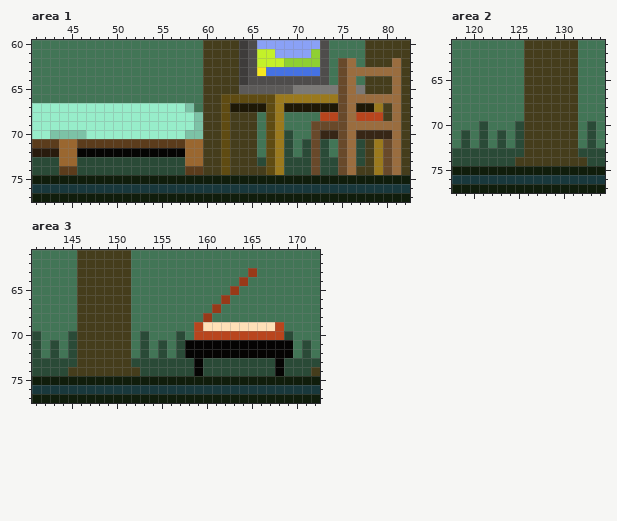
One commit to this pixel-art file: ! External Files/sasha bedroom experiment.aseprite. Above is the file before it was changed.
376x95 pixels, 1 frame. Colours within 5 levels of each other are drawn and written as one. Shown: area 1: x 41..82, y 60..77; area 2: x 118..134, y 61..77; area 3: x 141..172, y 61..77. The commit also changed other parts of the picture, which this record leaves out.
Now the later version:
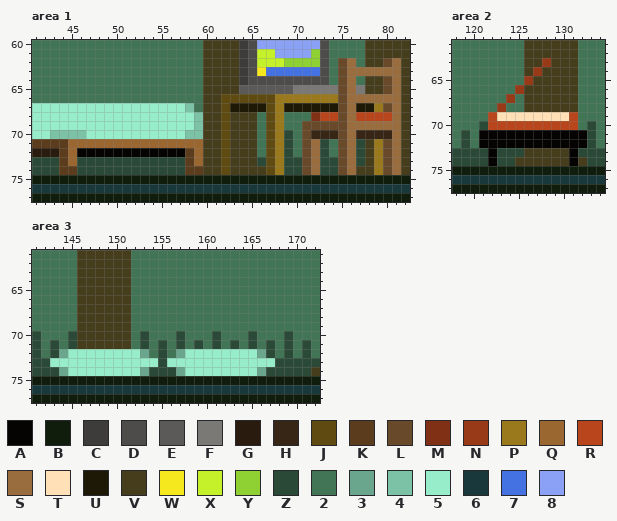
Palette (. is transparent): A #050403  B #101d0c  C #3e3c3b  D #4e4c4b  E #5c5a58  F #7b7976  G #291b0d  H #372616  J #5f4b12  K #5b3c1c  L #68492a  M #803014  N #983918  P #9a791d  Q #9a6730  R #b9451d  S #9a6d3f  T #ffe0b7  U #1e1806  V #453d1c  W #f6e81e  X #c4f129  Y #8fd032  Z #2a4a37  2 #427556  3 #6aa68d  4 #7cc2a6  5 #97edca  6 #19383c  7 #4572e3  8 #8aa1f6
Diff:
--- area 1, layer "Foreground/Furniture"
@@ x 41..82 @@
 61 2222222222222222222VVVVCDXX8888YD2222VVVVV
-62 2222222222222222222VVVVCDXXXYYYYD2LS2VVVSV
+62 2222222222222222222VVVVCDXXXYYYYD2LS2VVLSV
 63 2222222222222222222VVVVCDW777777D2LSSSSSSV
-64 2222222222222222222VVVVCDDDDDDDDD2LS2VVVSV
-65 2222222222222222222VVVVEEEEEEFFFFFLSFVVVSV
+64 2222222222222222222VVVVCDDDDDDDDD2LS2VVLSV
+65 2222222222222222222VVVVEEEEEEFFFFFLSFVVLSV
 66 2222222222222222222VVJJJJJJPPPPPPPLSSSSSSV
-67 5555555555555555542VVJUUUUJPUUUUUULSUUPVSV
-68 5555555555555555554VVJVVV2JP2222RRLSRRRVSV
-69 5555555555555555554VVJVVV2JP222LLLLSSSSSSV
-70 5544445555555555544VVJVVV2JPZ22LHHLSHHHHSV
-71 KKKQQKKKKKKKKKKKKQQVVJVVV2JPZ2ZLZ2LSZVPLSV
-72 GGGQQAAAAAAAAAAAAQQVVJVVV2JPZ2ZLZ2LSZVPLSV
-73 ZZZQQZZZZZZZZZZZZQQVVJVVVZJPZZZLZZLSZVPLSV
-74 ZZZKKZZZZZZZZZZZZKKVVJVVVVJPZZZLZZLSVVPLSV
+67 5555555555555555542VVJUUUUJPUUUUUULSUUPLSV
+68 5555555555555555554VVJVVV2JP222MRRLSRRRRSV
+69 5555555555555555554VVJVVV2JP22LLLLLSSSSSSV
+70 5544445555555555544VVJVVV2JPZ2LHHHLSHHHHSV
+71 KKKKQQQQQQQQQQQQQQQVVJVVV2JPZ2LSZ2LSZVPLSV
+72 GGGKQAAAAAAAAAAAAKQVVJVVV2JPZ2LSZ2LSZVPLSV
+73 ZZZKQZZZZZZZZZZZZKQVVJVVVZJPZZLSZZLSZVPLSV
+74 ZZZKKZZZZZZZZZZZZKKVVJVVVVJPZZLSZZLSVVPLSV
 75 BBBBBBBBBBBBBBBBBBBBBBBBBBBBBBBBBBBBBBBBBB
--- area 2, layer "Foreground/Furniture"
@@ x 118..134 @@
 62 22222222VVVVVV222
-63 22222222VVVVVV222
-64 22222222VVVVVV222
-65 22222222VVVVVV222
-66 22222222VVVVVV222
-67 22222222VVVVVV222
-68 22222222VVVVVV222
-69 22222222VVVVVV222
-70 222Z222ZVVVVVV2Z2
-71 2Z2Z2Z2ZVVVVVV2Z2
-72 2Z2Z2Z2ZVVVVVV2Z2
-73 ZZZZZZZZVVVVVVZZZ
-74 ZZZZZZZVVVVVVVVZZ
+63 22222222VVNVVV222
+64 22222222VNVVVV222
+65 22222222NVVVVV222
+66 2222222NVVVVVV222
+67 222222N2VVVVVV222
+68 22222N22VVVVVV222
+69 2222RTTTTTTTTR222
+70 222ZRRRRRRRRRR2Z2
+71 2Z2AAAAAAAAAAAAZ2
+72 2Z2AAAAAAAAAAAAZ2
+73 ZZZZAZZZVVVVVAZZZ
+74 ZZZZAZZVVVVVVAVZZ
 75 BBBBBBBBBBBBBBBBB
--- area 3, layer "Foreground/Furniture"
@@ x 141..172 @@
 62 22222VVVVVV222222222222222222222
-63 22222VVVVVV2222222222222N2222222
-64 22222VVVVVV222222222222N22222222
-65 22222VVVVVV22222222222N222222222
-66 22222VVVVVV2222222222N2222222222
-67 22222VVVVVV222222222N22222222222
-68 22222VVVVVV22222222N222222222222
-69 22222VVVVVV2222222RTTTTTTTTR2222
-70 Z222ZVVVVVV2Z222Z2RRRRRRRRRRZ222
-71 Z2Z2ZVVVVVV2Z2Z2ZAAAAAAAAAAAA2Z2
-72 Z2Z2ZVVVVVV2Z2Z2ZAAAAAAAAAAAA2Z2
-73 ZZZZZVVVVVVZZZZZZZAZZZZZZZZAZZZZ
-74 ZZZZVVVVVVVVZZZZZZAZZZZZZZZAZZZV
+63 22222VVVVVV222222222222222222222
+64 22222VVVVVV222222222222222222222
+65 22222VVVVVV222222222222222222222
+66 22222VVVVVV222222222222222222222
+67 22222VVVVVV222222222222222222222
+68 22222VVVVVV222222222222222222222
+69 22222VVVVVV222222222222222222222
+70 Z222ZVVVVVV2Z222Z222Z222Z222Z222
+71 Z2Z2ZVVVVVV2Z2Z2Z2Z2Z2Z2Z2Z2Z2Z2
+72 Z2Z35555555532Z23555555553Z2Z2Z2
+73 ZZ555555555555Z555555555555ZZZZZ
+74 ZZZ3555555553ZZZ3555555553ZZZZZV
 75 BBBBBBBBBBBBBBBBBBBBBBBBBBBBBBBB
Where, in picture pixels (left, top, right, bottom), the same in both pictures:
changed: (383, 58, 392, 121)
changed: (302, 112, 320, 175)
changed: (59, 139, 194, 166)
changed: (479, 58, 587, 166)
changed: (50, 268, 293, 376)
